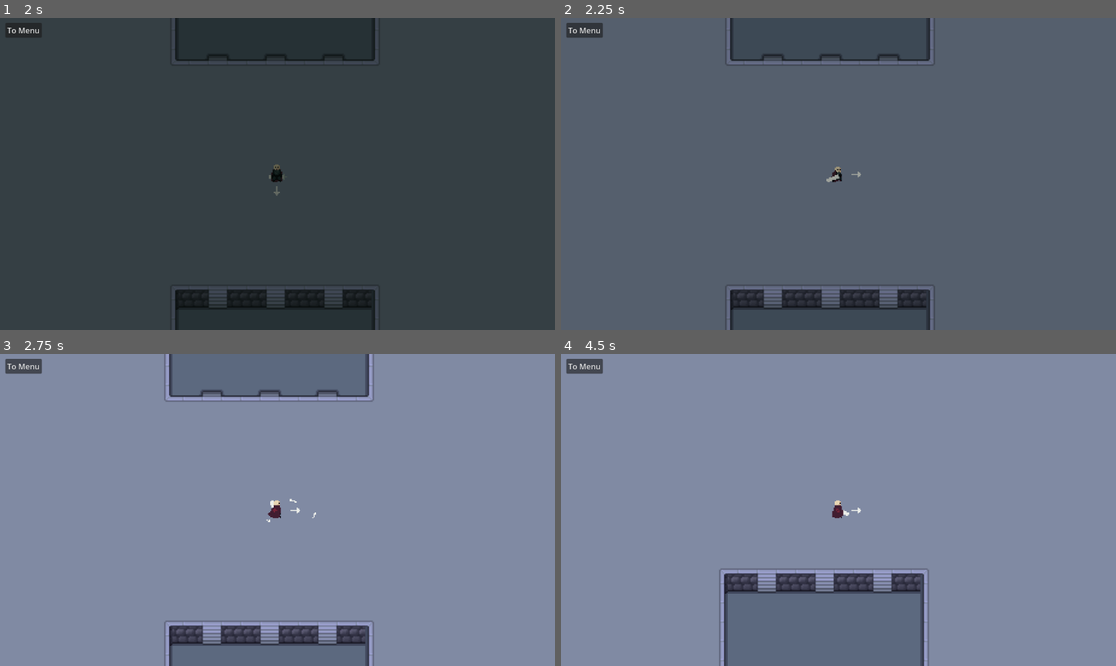
Above: before the commit, frames 1-4 (two rows, left to right).
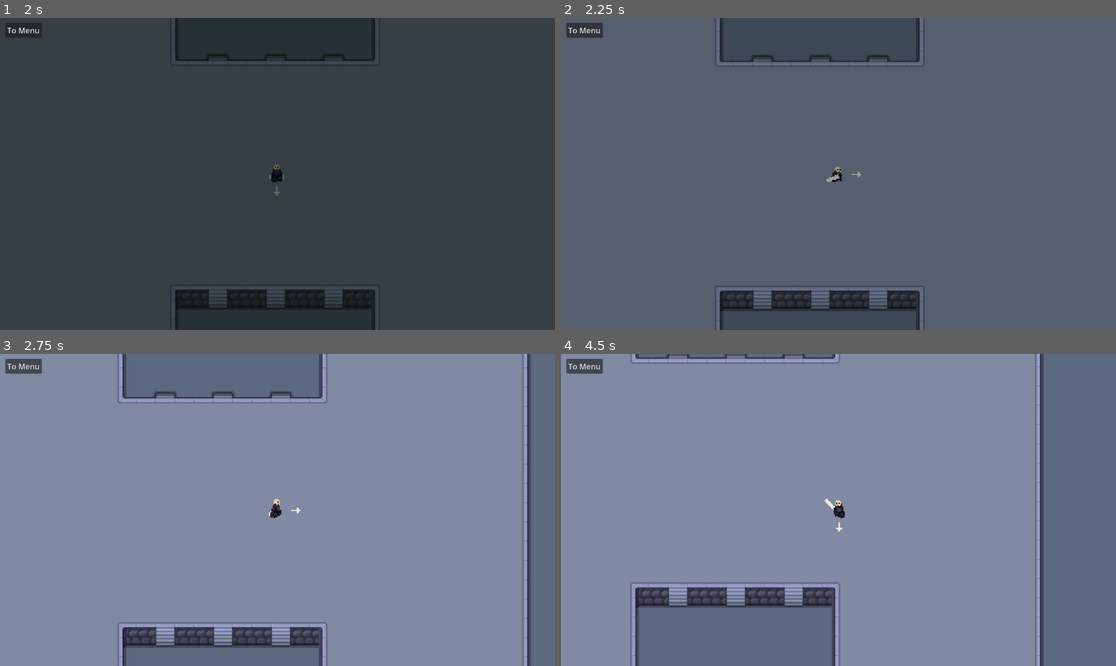
Above: after the commit, the same moments.

Repository: itspeanutzy/Tubes-Group17
Game: Godot game, scene res://Scene/main_menu.tscn
Two runs of this game, one before a commit and one after it. Both use one fixed random seed, a clock stepped at 60 frames per second and the inputs below.
Inputs (mouse positions are in pixels of both pictures, inside the frame that each line leads up to):
- Up to frame 1 (2 s): click (283, 155) at 0.5 s; click (283, 155) at 1.25 s
- Up to frame 2 (2.25 s): move the mouse to (960, 158) at 2.02 s; hold D (walk_right) from 2.03 s (still down); click (960, 158) at 2.1 s
- Up to frame 3 (2.75 s): keep holding D (walk_right)
- Up to frame 4 (4.5 s): move the mouse to (727, 525) at 2.77 s; release D (walk_right) at 2.78 s; hold S (walk_down) 2.78-3.53 s; click (727, 525) at 2.85 s; move the mouse to (894, 441) at 3.52 s; hold D (walk_right) 3.53-4.28 s; click (894, 441) at 3.6 s; move the mouse to (810, 572) at 4.27 s; hold W (walk_up) from 4.28 s (still down); click (810, 572) at 4.35 s

Frame 1 is identical in both runs. In frame 2, 2.4% of the frame differs, in the area x 27-68%, y 0-100%; in frame 3, 13%; in frame 4, 27%, in the area x 12-100%, y 0-100%.

Commit message:
feat(player): add state machine with combo, dodge, guard and stun

Diff:
--- a/Scene/player.tscn
+++ b/Scene/player.tscn
@@ -3,7 +3,7 @@
 [ext_resource type="Script" uid="uid://lay670kxl5rl" path="res://Script/player.gd" id="1_onrkg"]
 [ext_resource type="Texture2D" uid="uid://c24cu4ukknoyo" path="res://Assets/Sprites/skull knight-Sheet (1) - Copy.png" id="2_onrkg"]
 [ext_resource type="AudioStream" uid="uid://dp3abim373ede" path="res://Assets/Audio/axe-swing-sound-effect_nTQyAM6p.ogg" id="3_i3pqv"]
-
+[ext_resource type="Script" uid="uid://561o533d5vjq" path="res://Script/stun_gauge.gd" id="4_58ae2"]
 
 [sub_resource type="AtlasTexture" id="AtlasTexture_i3pqv"]
 atlas = ExtResource("2_onrkg")
@@ -290,7 +290,7 @@
 "duration": 1.0,
 "texture": SubResource("AtlasTexture_dw050")
 }],
-"loop": false,
+"loop": 0,
 "name": &"attack_down",
 "speed": 6.0
 }, {
@@ -313,7 +313,7 @@
 "duration": 1.0,
 "texture": SubResource("AtlasTexture_bwjto")
 }],
-"loop": false,
+"loop": 0,
 "name": &"attack_side",
 "speed": 6.0
 }, {
@@ -336,7 +336,7 @@
 "duration": 1.0,
 "texture": SubResource("AtlasTexture_pbfsw")
 }],
-"loop": false,
+"loop": 0,
 "name": &"attack_up",
 "speed": 6.0
 }, {
@@ -359,7 +359,7 @@
 "duration": 1.0,
 "texture": SubResource("AtlasTexture_7hik5")
 }],
-"loop": true,
+"loop": 1,
 "name": &"idle_down",
 "speed": 5.0
 }, {
@@ -382,7 +382,7 @@
 "duration": 1.0,
 "texture": SubResource("AtlasTexture_efrwb")
 }],
-"loop": true,
+"loop": 1,
 "name": &"idle_left",
 "speed": 5.0
 }, {
@@ -405,7 +405,7 @@
 "duration": 1.0,
 "texture": SubResource("AtlasTexture_b88wv")
 }],
-"loop": true,
+"loop": 1,
 "name": &"idle_right",
 "speed": 5.0
 }, {
@@ -428,7 +428,7 @@
 "duration": 1.0,
 "texture": SubResource("AtlasTexture_qwsg1")
 }],
-"loop": true,
+"loop": 1,
 "name": &"idle_up",
 "speed": 5.0
 }, {
@@ -451,7 +451,7 @@
 "duration": 1.0,
 "texture": SubResource("AtlasTexture_fddr8")
 }],
-"loop": true,
+"loop": 1,
 "name": &"walk_down",
 "speed": 8.0
 }, {
@@ -474,7 +474,7 @@
 "duration": 1.0,
 "texture": SubResource("AtlasTexture_b4uyv")
 }],
-"loop": true,
+"loop": 1,
 "name": &"walk_left",
 "speed": 8.0
 }, {
@@ -497,7 +497,7 @@
 "duration": 1.0,
 "texture": SubResource("AtlasTexture_h6w8y")
 }],
-"loop": true,
+"loop": 1,
 "name": &"walk_right",
 "speed": 8.0
 }, {
@@ -520,7 +520,7 @@
 "duration": 1.0,
 "texture": SubResource("AtlasTexture_kh4g0")
 }],
-"loop": true,
+"loop": 1,
 "name": &"walk_up",
 "speed": 8.0
 }]
@@ -533,17 +533,14 @@
 radius = 3.0
 height = 10.0
 
-[sub_resource type="RectangleShape2D" id="RectangleShape2D_onrkg"]
-size = Vector2(18.5625, 21)
-
-[node name="CharacterBody2D" type="CharacterBody2D" unique_id=1157810840]
+[node name="Player" type="CharacterBody2D" unique_id=1157810840]
 script = ExtResource("1_onrkg")
 
 [node name="AnimatedSprite2D" type="AnimatedSprite2D" parent="." unique_id=810182600]
 texture_filter = 1
 position = Vector2(0, -1)
 sprite_frames = SubResource("SpriteFrames_m6nxt")
-animation = &"walk_up"
+animation = &"attack_down"
 
 [node name="CollisionShape2D" type="CollisionShape2D" parent="." unique_id=2036948996]
 position = Vector2(-1, 1)
@@ -558,9 +555,20 @@
 [node name="Hitbox" type="Area2D" parent="." unique_id=2100669769]
 monitorable = false
 
-[node name="CollisionShape2D" type="CollisionShape2D" parent="Hitbox" unique_id=1931919035]
-position = Vector2(12, 1)
-shape = SubResource("RectangleShape2D_onrkg")
+[node name="ArcShape" type="CollisionPolygon2D" parent="Hitbox" unique_id=761918026]
+polygon = PackedVector2Array(4, -18, -9, -8, 2, 0, -9, 8, 4, 18, 18, 14, 25, 0, 18, -14)
+
+[node name="SlashShape" type="CollisionPolygon2D" parent="Hitbox" unique_id=614580785]
+polygon = PackedVector2Array(-5, -8, -5, 8, 44, 8, 44, -8)
+
+[node name="ComboTimer" type="Timer" parent="." unique_id=1180243020]
+wait_time = 0.6
+one_shot = true
+
+[node name="DodgeCooldown" type="Timer" parent="." unique_id=966656890]
+one_shot = true
+
+[node name="GuardCooldown" type="Timer" parent="." unique_id=1128506978]
 
 [node name="Camera2D" type="Camera2D" parent="." unique_id=649342058]
 zoom = Vector2(2.5, 2.5)
@@ -573,5 +581,9 @@
 stream = ExtResource("3_i3pqv")
 bus = &"SFX"
 
+[node name="StunGauge" type="Node" parent="." unique_id=779660110]
+script = ExtResource("4_58ae2")
+metadata/_custom_type_script = "uid://561o533d5vjq"
+
 [connection signal="body_entered" from="Hurtbox" to="." method="_on_hurtbox_body_entered"]
 [connection signal="area_entered" from="Hitbox" to="." method="_on_hitbox_area_entered"]
--- a/Script/player.gd
+++ b/Script/player.gd
@@ -1,19 +1,62 @@
 extends CharacterBody2D
+
+enum State { FREE, ATTACK, DODGE, GUARD, STUN }
+
+const COMBO_RESET_TIME := 0.6
+const ATTACKS := [
+	{"damage": 10, "stun": 10, "knockback": 150, "lunge": 60,   "shape": "arc",   "windup": 0.08, "active": 0.10, "recover": 0.14},
+	{"damage": 10, "stun": 10, "knockback": 150, "lunge": 60,   "shape": "arc",   "windup": 0.08, "active": 0.10, "recover": 0.14},
+	{"damage": 12, "stun": 10, "knockback": 150, "lunge": 60,   "shape": "arc",   "windup": 0.08, "active": 0.10, "recover": 0.14},
+	{"damage": 12, "stun": 10, "knockback": 150, "lunge": 60,   "shape": "arc",   "windup": 0.08, "active": 0.10, "recover": 0.14},
+	{"damage": 25, "stun": 35, "knockback": 200, "lunge": -100, "shape": "slash", "windup": 0.18, "active": 0.12, "recover": 0.30},
+]
+const DODGE_SPEED := 200.0
+const DODGE_DURATION := 0.25
+const DODGE_COOLDOWN := 0.7
+
+const PARRY_WINDOW := 0.3
+const BLOCK_DAMAGE_FACTOR := 0.2
+const GUARD_MOVE_FACTOR := 0.3
+const GUARD_LOCKOUT := 0.4
+
+const PARRY_STUN := 60.0
+const BLOCK_STUN_FACTOR := 0.3
+const STUN_DURATION := 1.0
 
 @export var SPEED := 100
 @export var acceleration := 2000
 @export var health := 200
+
 @onready var animated_sprite_2d : AnimatedSprite2D = $AnimatedSprite2D
 @onready var attack_hitbox : Area2D = $Hitbox
-
-var is_attacking = false
+@onready var arc_shape: CollisionPolygon2D = $Hitbox/ArcShape
+@onready var slash_shape: CollisionPolygon2D = $Hitbox/SlashShape
+
+@onready var combo_timer: Timer = $ComboTimer
+@onready var dodge_cooldown: Timer = $DodgeCooldown
+@onready var guard_cooldown: Timer = $GuardCooldown
+
+@onready var stun_gauge: StunGauge = $StunGauge
+
+var state := State.FREE
+var state_time := 0.0
+var combo_index := 0
+var attack_buffered := false
+var aim_direction := Vector2.DOWN
 var is_dead = false
 var animation_direction: String = "down"
 var animation_state : String = ""
+var dodge_direction := Vector2.DOWN
+
 
 func _ready():
 	add_to_group("Player")
-
+	attack_hitbox.monitoring = false
+	combo_timer.timeout.connect(_on_combo_timer_timeout)
+	stun_gauge.stunned.connect(_on_stunned)
+	guard_cooldown.one_shot = true
+	Engine.time_scale = 1.0
+#Sprite Animation
 func update_sprite_direction(input:Vector2) -> void:
 	match input:
 		Vector2.DOWN:
@@ -24,60 +67,258 @@
 			animation_direction = "left"
 		Vector2.RIGHT:
 			animation_direction = "right"
-
 func update_sprite() -> void:
 	if velocity.length() > 0:
 		animation_state = "walk_"
 	else:
 		animation_state = "idle_"
-
+func _play_attack_animation() -> void:
+	if abs(aim_direction.x) > abs(aim_direction.y):
+		animation_direction = "right" if aim_direction.x > 0 else "left"
+		animated_sprite_2d.flip_h = aim_direction.x < 0
+		animated_sprite_2d.play("attack_side")
+	elif aim_direction.y < 0:
+		animation_direction = "up"
+		animated_sprite_2d.play("attack_up")
+	else:
+		animation_direction = "down"
+		animated_sprite_2d.play("attack_down")
 
 func _physics_process(delta: float) -> void:
-	if Input.is_action_just_pressed("attack") and not is_attacking:
-		player_attack()
+	state_time += delta
+	match state:
+		State.FREE:
+			_state_free(delta)
+		State.ATTACK:
+			_state_attack(delta)
+		State.DODGE:
+			_state_dodge(delta)
+		State.GUARD:
+			_state_guard(delta)
+		State.STUN:
+			_state_stun(delta)
+	move_and_slide()
+
+#States
+func change_state(new_state: State) -> void:
+	if state == State.GUARD and new_state != State.GUARD:
+		guard_cooldown.start(GUARD_LOCKOUT)
+	state = new_state
+	state_time = 0.0
+	if new_state != State.ATTACK:
+		attack_hitbox.set_deferred("monitoring", false)
+	if new_state != State.DODGE and new_state != State.GUARD and new_state != State.STUN:
+		animated_sprite_2d.self_modulate = Color.WHITE
+
+#State Free
+func _state_free(delta: float) -> void:
+	if Input.is_action_just_pressed("dodge") and dodge_cooldown.is_stopped():
+		start_dodge()
+		return
+	if Input.is_action_just_pressed("guard") and guard_cooldown.is_stopped():
+		start_guard()
+		return
+	if Input.is_action_just_pressed("attack"):
+		start_attack()
+		return
 
 	var direction := Input.get_vector("walk_left", "walk_right", "walk_up", "walk_down")
-
-	if not is_attacking:
-		update_sprite_direction(direction)
-		update_sprite()
-		animated_sprite_2d.play(animation_state+animation_direction)
-
-		velocity.x = move_toward(velocity.x, direction.x*SPEED, acceleration * delta)
-		velocity.y = move_toward(velocity.y, direction.y*SPEED, acceleration * delta)
-
-	move_and_slide()
-
-func player_attack():
-	velocity = Vector2.ZERO
-	is_attacking = true
+	update_sprite_direction(direction)
+	update_sprite()
+	animated_sprite_2d.play(animation_state + animation_direction)
+	velocity.x = move_toward(velocity.x, direction.x * SPEED, acceleration * delta)
+	velocity.y = move_toward(velocity.y, direction.y * SPEED, acceleration * delta)
+
+#State Attack
+func start_attack() -> void:
+	combo_timer.stop()
+	attack_buffered = false
+
+	aim_direction = (get_global_mouse_position() - global_position).normalized()
+	attack_hitbox.rotation = aim_direction.angle()
+
+	var data: Dictionary = ATTACKS[combo_index]
+	arc_shape.disabled = data.shape != "arc"
+	slash_shape.disabled = data.shape != "slash"
+
+	_play_attack_animation()
 	$SwingSound.play()
-	match animation_direction:
-		"left":
-			animated_sprite_2d.flip_h = true
-			animated_sprite_2d.play("attack_side")
-			attack_hitbox.rotation_degrees = 180
-		"right":
-			animated_sprite_2d.flip_h = false
-			animated_sprite_2d.play("attack_side")
-			attack_hitbox.rotation_degrees = 0
-		"up":
-			animated_sprite_2d.play("attack_up")
-			attack_hitbox.rotation_degrees = -90
-		"down":
-			animated_sprite_2d.play("attack_down")
-			attack_hitbox.rotation_degrees = 90
-
-	await get_tree().create_timer(0.1).timeout
-	attack_hitbox.monitoring = true
-	await get_tree().create_timer(0.15).timeout
-	attack_hitbox.monitoring = false
-
-	await  animated_sprite_2d.animation_finished
-	is_attacking = false
-
-
+	change_state(State.ATTACK)
+
+func _state_attack(delta: float) -> void:
+	if Input.is_action_just_pressed("dodge") and dodge_cooldown.is_stopped():
+		start_dodge()
+		return
+	if Input.is_action_just_pressed("guard") and guard_cooldown.is_stopped():
+		start_guard()
+		return
+	var data: Dictionary = ATTACKS[combo_index]
+	var active_start: float = data.windup
+	var active_end: float = data.windup + data.active
+	var total: float = active_end + data.recover
+
+	if Input.is_action_just_pressed("attack"):
+		attack_buffered = true
+
+	attack_hitbox.monitoring = state_time >= active_start and state_time < active_end
+
+	if state_time < active_end:
+		velocity = aim_direction * data.lunge
+	else:
+		velocity = velocity.move_toward(Vector2.ZERO, acceleration * delta)
+
+	if state_time >= total:
+		_finish_attack()
+
+func _finish_attack() -> void:
+	combo_index = (combo_index + 1) % ATTACKS.size()
+	if attack_buffered:
+		start_attack()
+	else:
+		combo_timer.start(COMBO_RESET_TIME)
+		change_state(State.FREE)
+
+func _on_combo_timer_timeout() -> void:
+	combo_index = 0
+
+#State Dodge
+func start_dodge() -> void:
+	# Direction: where you're pushing, else a backstep away from the mouse
+	var input := Input.get_vector("walk_left", "walk_right", "walk_up", "walk_down")
+	if input != Vector2.ZERO:
+		dodge_direction = input.normalized()
+	else:
+		var to_mouse := (get_global_mouse_position() - global_position).normalized()
+		dodge_direction = -to_mouse
+
+	# A dodge cancels the combo and any buffered click
+	combo_timer.stop()
+	combo_index = 0
+	attack_buffered = false
+
+	dodge_cooldown.start(DODGE_COOLDOWN)
+
+	# Placeholder visuals until you have a dodge sprite
+	animation_direction = direction_to_name(dodge_direction)
+	animated_sprite_2d.flip_h = false
+	animated_sprite_2d.play("walk_" + animation_direction)
+	animated_sprite_2d.self_modulate = Color(1, 1, 1, 0.5)
+
+	change_state(State.DODGE)
+
+func _state_dodge(_delta: float) -> void:
+	velocity = dodge_direction * DODGE_SPEED
+	if state_time >= DODGE_DURATION:
+		change_state(State.FREE)
+
+func is_invulnerable() -> bool:
+	return state == State.DODGE
+
+func direction_to_name(dir: Vector2) -> String:
+	if abs(dir.x) > abs(dir.y):
+		return "right" if dir.x > 0 else "left"
+	return "up" if dir.y < 0 else "down"
+
+#State Guard
+func start_guard() -> void:
+	combo_timer.stop()
+	combo_index = 0
+	attack_buffered = false
+	change_state(State.GUARD)
+
+func _state_guard(delta: float) -> void:
+	if Input.is_action_just_pressed("dodge") and dodge_cooldown.is_stopped():
+		start_dodge()
+		return
+	if not Input.is_action_pressed("guard"):
+		change_state(State.FREE)
+		return
+
+	# Face the mouse, walk slowly
+	aim_direction = (get_global_mouse_position() - global_position).normalized()
+	var direction := Input.get_vector("walk_left", "walk_right", "walk_up", "walk_down")
+	velocity = velocity.move_toward(direction * SPEED * GUARD_MOVE_FACTOR, acceleration * delta)
+
+	# Placeholder visuals until you have guard sprites:
+	# cyan = parry window, blue = plain block
+	animated_sprite_2d.flip_h = false
+	animated_sprite_2d.play("idle_" + direction_to_name(aim_direction))
+	if state_time <= PARRY_WINDOW:
+		animated_sprite_2d.self_modulate = Color(0.5, 1.0, 1.0)
+	else:
+		animated_sprite_2d.self_modulate = Color(0.6, 0.6, 1.0)
+
+#State Stun
+func _on_stunned() -> void:
+	combo_timer.stop()
+	combo_index = 0
+	attack_buffered = false
+	animated_sprite_2d.self_modulate = Color(1.0, 0.85, 0.2)  # placeholder: yellow
+	change_state(State.STUN)
+
+func _state_stun(delta: float) -> void:
+	velocity = velocity.move_toward(Vector2.ZERO, acceleration * delta)
+	animated_sprite_2d.flip_h = false
+	animated_sprite_2d.play("idle_" + animation_direction)
+	if state_time >= STUN_DURATION:
+		stun_gauge.release()
+		change_state(State.FREE)
+
+#Take Hit and others
+func take_hit(damage: int, stun_power: float, knockback_force: Vector2, attacker: Node2D) -> void:
+	if is_dead or is_invulnerable():
+		return
+
+	if state == State.GUARD:
+		if state_time <= PARRY_WINDOW:
+			_parry(attacker)
+		else:
+			_block(damage, stun_power, knockback_force)
+		return
+
+	_apply_damage(damage)
+	if is_dead:
+		return
+	velocity = knockback_force
+	_flash(Color.RED)
+	stun_gauge.add(stun_power)  # last: this may switch the state to STUN
+
+func _parry(attacker: Node2D) -> void:
+	print("PARRY")
+	if is_instance_valid(attacker) and attacker.has_method("on_parried"):
+		attacker.on_parried(self, PARRY_STUN)
+	_flash(Color(2, 2, 2))
+	hit_stop(0.06)
+	change_state(State.FREE)
+
+func _block(damage: int, stun_power: float, knockback_force: Vector2) -> void:
+	print("BLOCK")
+	_apply_damage(int(round(damage * BLOCK_DAMAGE_FACTOR)))
+	if is_dead:
+		return
+	velocity = knockback_force * 0.5
+	_flash(Color(0.6, 0.6, 1.0))
+	stun_gauge.add(stun_power * BLOCK_STUN_FACTOR)
+
+func _apply_damage(amount: int) -> void:
+	health -= amount
+	print("player hp: ", health)
+	if health <= 0:
+		is_dead = true
+		queue_free()
+
+func _flash(color: Color) -> void:
+	animated_sprite_2d.modulate = color
+	create_tween().tween_property(animated_sprite_2d, "modulate", Color.WHITE, 0.15)
+
+func hit_stop(duration: float) -> void:
+	Engine.time_scale = 0.05
+	await get_tree().create_timer(duration, true, false, true).timeout
+	Engine.time_scale = 1.0
+#Hitbox / Hurtbox
 func _on_hurtbox_body_entered(body: Node2D) -> void:
+	if is_invulnerable():
+		return
 	if body.is_in_group("Enemy"):
 		health -= 10
 		animated_sprite_2d.modulate = Color.RED
@@ -87,9 +328,16 @@
 		if health <= 0:
 			queue_free()
 
-
 func _on_hitbox_area_entered(area: Area2D) -> void:
-	if area.name == "Hurtbox":
-		var enemy = area.get_parent()
-		if enemy.has_method("take_damage"):
-			enemy.take_damage(20)
+	if area.name != "Hurtbox":
+		return
+	var target = area.get_parent()
+	if target == self or not target.is_in_group("Enemy"):
+		return
+
+	var data: Dictionary = ATTACKS[combo_index]
+	var push: Vector2 = aim_direction * data.knockback
+	if target.has_method("take_hit"):
+		target.take_hit(data.damage, data.stun, push, self)
+	elif target.has_method("take_damage"):
+		target.take_damage(data.damage, push)
